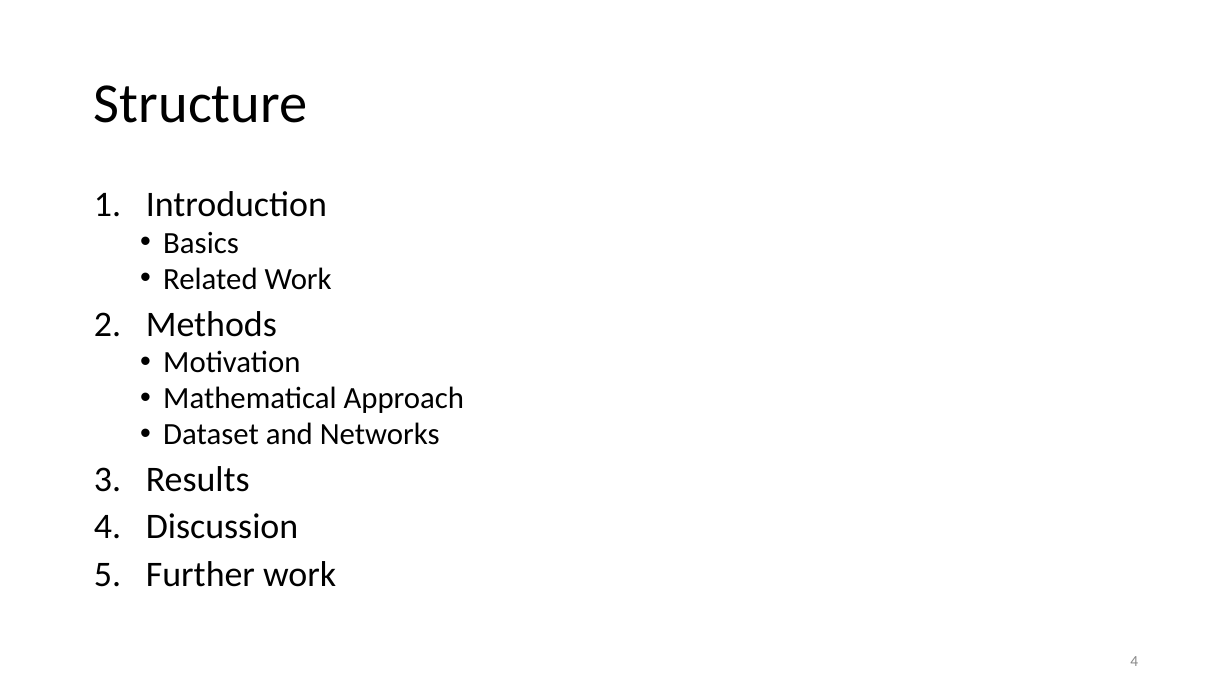
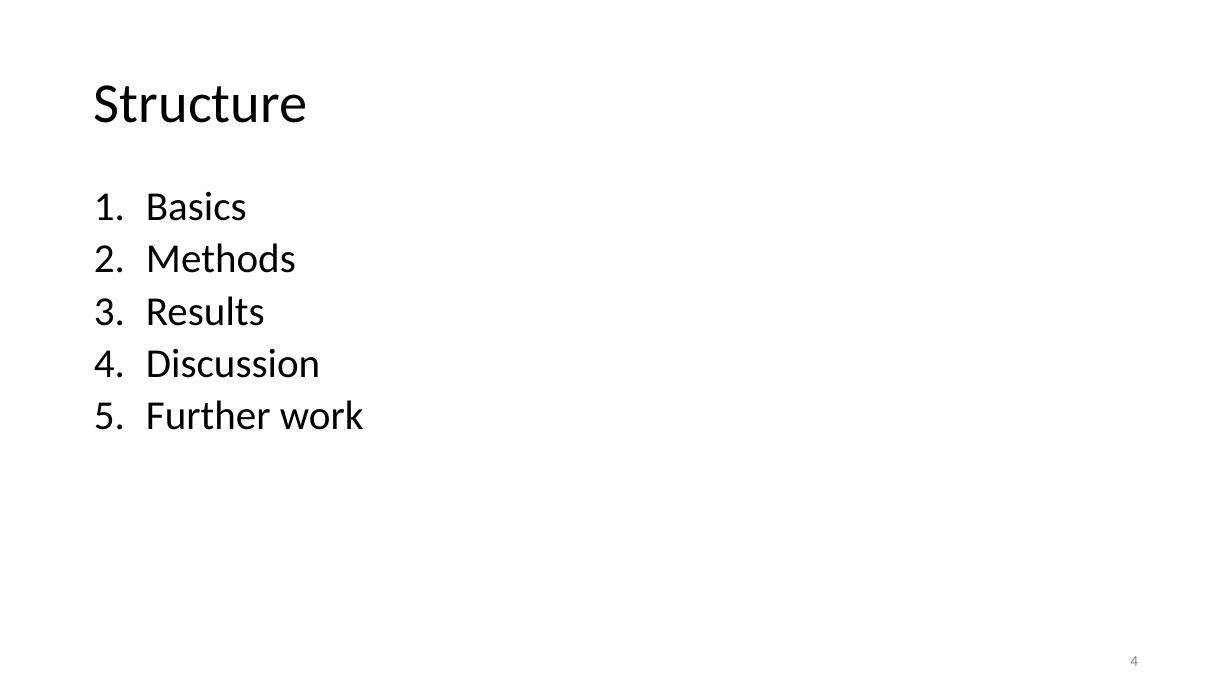
Before and after one commit to philippvb/Bachelorarbeit, a slide deck: slide 4 of presentation/Bachelorthesis_Presentation.odp. Drawn at 1232x693 pixels with LibreOffice and Linux fonts; fonts in the diff are those of the drawing. Boxes give left, top, right and bottom in pixels: in the first picture for what was removed or moved away, otherwise in the second. Text is boxed around its words. In the diff, an @@ line names an element or a change of style, - is before the commit and + after.

```diff
--- a/presentation/Bachelorthesis_Presentation.odp
+++ b/presentation/Bachelorthesis_Presentation.odp
@@ text "Basics" at [146,191,364,430]: size 24 to 32 pt in "Basics"; size 28 to 32 pt in "Methods", "Results", "Discussion", "Further work"; bullet • to 1.; list level 2 to 1 in "Basics" @@
@@ text at [146,191,327,217]: paragraph removed @@
-1. Introduction
@@ text at [163,267,332,290]: paragraph removed @@
-  • Related Work
@@ text at [163,350,465,445]: paragraphs removed @@
-  • Motivation
-  • Mathematical Approach
-  • Dataset and Networks
```
Also in this commit, not shown: 20 other slides changed, 16 slides added, 5 slides removed, 21 other files.
